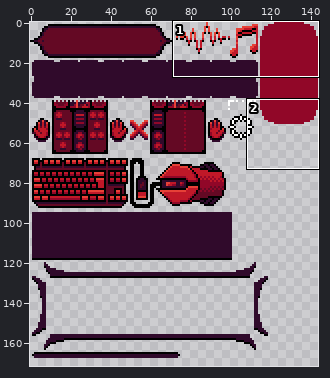
Sprite sheet, stored at Assets/Sprites/UIElements.png. The first picture is a wide view before the edit; the outline marks the close-up.
Close-up. Before the edit:
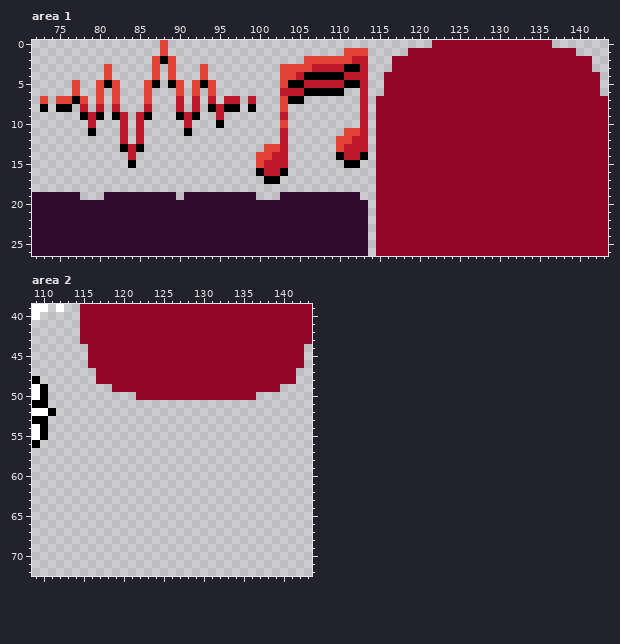
The file is 144x288 pixels. Pixels under 10% opacity are left out. Shown: area 1: x 72..143, y 0..26; area 2: x 109..143, y 39..72. The wide view leaves out empty margins.
Once edited:
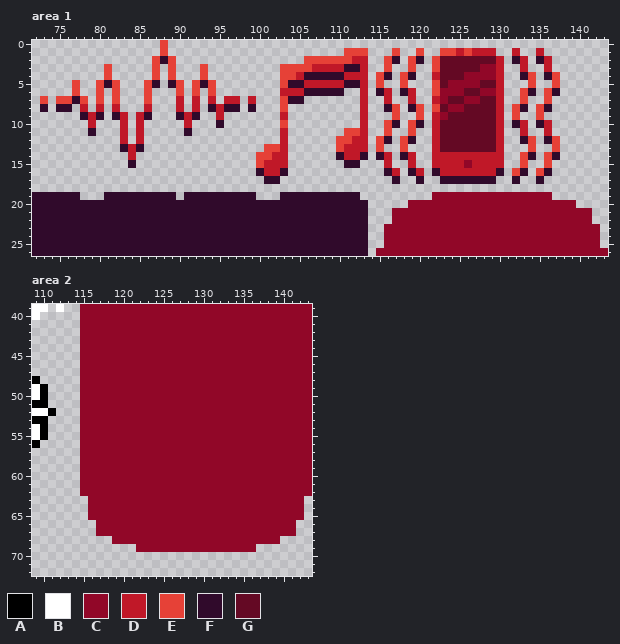
Palette (. is transparent): A #000000  B #ffffff  C #910728  D #c01828  E #e64137  F #300a2b  G #640924
Changes in this commit:
--- area 1
@@ x 72..143 @@
- 0 ................E.................................CCCCCCCCCCCCCCC.......
- 1 ................E......................EEE.....CCCCCCCCCCCCCCCCCCCCC....
- 2 ...............EAE................EEEEEEDD...CCCCCCCCCCCCCCCCCCCCCCCCC..
- 3 .........E.....E.E...E.........EEEEDDDDAAD...CCCCCCCCCCCCCCCCCCCCCCCCC..
- 4 .........E.....E.E...E.........EEDAAAAADDD..CCCCCCCCCCCCCCCCCCCCCCCCCCC.
- 5 .....E..EAE...EA.AE.EAE........EAADDDDDAAD..CCCCCCCCCCCCCCCCCCCCCCCCCCC.
- 6 .....E..E.E...E...E.E.E........DDDAAAAA..D..CCCCCCCCCCCCCCCCCCCCCCCCCCC.
- 7 .E.EEAE.E.E...E...D.D.D.DD.D...EAA.......D.CCCCCCCCCCCCCCCCCCCCCCCCCCCCC
- 8 .A.AA.D.D.D...D...D.D.ADAA.A...E.........D.CCCCCCCCCCCCCCCCCCCCCCCCCCCCC
- 9 ......ADA.AD.DA...ADA..D.......D.........D.CCCCCCCCCCCCCCCCCCCCCCCCCCCCC
-10 .......D...D.D.....D...A.......E.........D.CCCCCCCCCCCCCCCCCCCCCCCCCCCCC
-11 .......A...D.D.....A...........D.......EED.CCCCCCCCCCCCCCCCCCCCCCCCCCCCC
-12 ...........D.D.................D......EEDD.CCCCCCCCCCCCCCCCCCCCCCCCCCCCC
-13 ...........ADA...............EED......EDDD.CCCCCCCCCCCCCCCCCCCCCCCCCCCCC
-14 ............D...............EEDD......ADDA.CCCCCCCCCCCCCCCCCCCCCCCCCCCCC
-15 ............A...............EDDD.......AA..CCCCCCCCCCCCCCCCCCCCCCCCCCCCC
-16 ............................ADDA...........CCCCCCCCCCCCCCCCCCCCCCCCCCCCC
-17 .............................AA............CCCCCCCCCCCCCCCCCCCCCCCCCCCCC
-18 ...........................................CCCCCCCCCCCCCCCCCCCCCCCCCCCCC
-19 FFFFFF...FFFFFFFFF.FFFFFFFFF...FFFFFFFFFF..CCCCCCCCCCCCCCCCCCCCCCCCCCCCC
-20 FFFFFFFFFFFFFFFFFFFFFFFFFFFFFFFFFFFFFFFFFF.CCCCCCCCCCCCCCCCCCCCCCCCCCCCC
-21 FFFFFFFFFFFFFFFFFFFFFFFFFFFFFFFFFFFFFFFFFF.CCCCCCCCCCCCCCCCCCCCCCCCCCCCC
-22 FFFFFFFFFFFFFFFFFFFFFFFFFFFFFFFFFFFFFFFFFF.CCCCCCCCCCCCCCCCCCCCCCCCCCCCC
-23 FFFFFFFFFFFFFFFFFFFFFFFFFFFFFFFFFFFFFFFFFF.CCCCCCCCCCCCCCCCCCCCCCCCCCCCC
-24 FFFFFFFFFFFFFFFFFFFFFFFFFFFFFFFFFFFFFFFFFF.CCCCCCCCCCCCCCCCCCCCCCCCCCCCC
-25 FFFFFFFFFFFFFFFFFFFFFFFFFFFFFFFFFFFFFFFFFF.CCCCCCCCCCCCCCCCCCCCCCCCCCCCC
+ 0 ................E.......................................................
+ 1 ................E......................EEE...E..E..EEDEDDD..D..D........
+ 2 ...............EFE................EEEEEEDD..EF.EF.EGGGGGGGD.FD.FD.......
+ 3 .........E.....E.E...E.........EEEEDDDDFFD..E..E..EGGGGGCCD..D..D.......
+ 4 .........E.....E.E...E.........EEDFFFFFDDD.EF.EF..DGGGCCCCD..FE.FE......
+ 5 .....E..EFE...EF.FE.EFE........EFFDDDDDFFD.E..E...EGCCCCGGD...E..E......
+ 6 .....E..E.E...E...E.E.E........DDDFFFFF..D.FD.FD..ECCCGGCCD..EF.EF......
+ 7 .E.EEFE.E.E...E...D.D.D.DD.D...EFF.......D..D..D..DCGGCCGGD..E..E.......
+ 8 .F.FF.D.D.D...D...D.D.FDFF.F...E.........D..FE.FE.EGCCGGGGD.EF.EF.......
+ 9 ......FDF.FD.DF...FDF..D.......D.........D...E..E.DCGGGGGGD.E..E........
+10 .......D...D.D.....D...F.......E.........D..EF.EF.DGGGGGGGD.FD.FD.......
+11 .......F...D.D.....F...........D.......EED..E..E..DGGGGGGGD..D..D.......
+12 ...........D.D.................D......EEDD.EF.EF..DGGGGGGGD..FE.FE......
+13 ...........FDF...............EED......EDDD.E..E...DGGGGGGGD...E..E......
+14 ............D...............EEDD......FDDF.FD.FD..DDDDDDDDD..EF.EF......
+15 ............F...............EDDD.......FF...D..D..DDDDCDDDD..E..E.......
+16 ............................FDDF............FD.FD.FDDDDDDDF.EF.EF.......
+17 .............................FF..............F..F..FFFFFFF..F..F........
+18 ........................................................................
+19 FFFFFF...FFFFFFFFF.FFFFFFFFF...FFFFFFFFFF.........CCCCCCCCCCCCCCC.......
+20 FFFFFFFFFFFFFFFFFFFFFFFFFFFFFFFFFFFFFFFFFF.....CCCCCCCCCCCCCCCCCCCCC....
+21 FFFFFFFFFFFFFFFFFFFFFFFFFFFFFFFFFFFFFFFFFF...CCCCCCCCCCCCCCCCCCCCCCCCC..
+22 FFFFFFFFFFFFFFFFFFFFFFFFFFFFFFFFFFFFFFFFFF...CCCCCCCCCCCCCCCCCCCCCCCCC..
+23 FFFFFFFFFFFFFFFFFFFFFFFFFFFFFFFFFFFFFFFFFF..CCCCCCCCCCCCCCCCCCCCCCCCCCC.
+24 FFFFFFFFFFFFFFFFFFFFFFFFFFFFFFFFFFFFFFFFFF..CCCCCCCCCCCCCCCCCCCCCCCCCCC.
+25 FFFFFFFFFFFFFFFFFFFFFFFFFFFFFFFFFFFFFFFFFF..CCCCCCCCCCCCCCCCCCCCCCCCCCC.
 26 FFFFFFFFFFFFFFFFFFFFFFFFFFFFFFFFFFFFFFFFFF.CCCCCCCCCCCCCCCCCCCCCCCCCCCCC
--- area 2
@@ x 109..143 @@
 43 ......CCCCCCCCCCCCCCCCCCCCCCCCCCCCC
-44 .......CCCCCCCCCCCCCCCCCCCCCCCCCCC.
-45 .......CCCCCCCCCCCCCCCCCCCCCCCCCCC.
-46 .......CCCCCCCCCCCCCCCCCCCCCCCCCCC.
-47 ........CCCCCCCCCCCCCCCCCCCCCCCCC..
-48 A.......CCCCCCCCCCCCCCCCCCCCCCCCC..
-49 BA........CCCCCCCCCCCCCCCCCCCCC....
-50 BA...........CCCCCCCCCCCCCCC.......
-51 AA.................................
-52 BBA................................
-53 AA.................................
-54 BA.................................
-55 BA.................................
-56 A..................................
-57 ...................................
-58 ...................................
-59 ...................................
-60 ...................................
-61 ...................................
-62 ...................................
-63 ...................................
-64 ...................................
-65 ...................................
-66 ...................................
-67 ...................................
-68 ...................................
-69 ...................................
+44 ......CCCCCCCCCCCCCCCCCCCCCCCCCCCCC
+45 ......CCCCCCCCCCCCCCCCCCCCCCCCCCCCC
+46 ......CCCCCCCCCCCCCCCCCCCCCCCCCCCCC
+47 ......CCCCCCCCCCCCCCCCCCCCCCCCCCCCC
+48 A.....CCCCCCCCCCCCCCCCCCCCCCCCCCCCC
+49 BA....CCCCCCCCCCCCCCCCCCCCCCCCCCCCC
+50 BA....CCCCCCCCCCCCCCCCCCCCCCCCCCCCC
+51 AA....CCCCCCCCCCCCCCCCCCCCCCCCCCCCC
+52 BBA...CCCCCCCCCCCCCCCCCCCCCCCCCCCCC
+53 AA....CCCCCCCCCCCCCCCCCCCCCCCCCCCCC
+54 BA....CCCCCCCCCCCCCCCCCCCCCCCCCCCCC
+55 BA....CCCCCCCCCCCCCCCCCCCCCCCCCCCCC
+56 A.....CCCCCCCCCCCCCCCCCCCCCCCCCCCCC
+57 ......CCCCCCCCCCCCCCCCCCCCCCCCCCCCC
+58 ......CCCCCCCCCCCCCCCCCCCCCCCCCCCCC
+59 ......CCCCCCCCCCCCCCCCCCCCCCCCCCCCC
+60 ......CCCCCCCCCCCCCCCCCCCCCCCCCCCCC
+61 ......CCCCCCCCCCCCCCCCCCCCCCCCCCCCC
+62 ......CCCCCCCCCCCCCCCCCCCCCCCCCCCCC
+63 .......CCCCCCCCCCCCCCCCCCCCCCCCCCC.
+64 .......CCCCCCCCCCCCCCCCCCCCCCCCCCC.
+65 .......CCCCCCCCCCCCCCCCCCCCCCCCCCC.
+66 ........CCCCCCCCCCCCCCCCCCCCCCCCC..
+67 ........CCCCCCCCCCCCCCCCCCCCCCCCC..
+68 ..........CCCCCCCCCCCCCCCCCCCCC....
+69 .............CCCCCCCCCCCCCCC.......
 70 ...................................
Where, in picture pixels (left, top, right, bottom), the same in both close-ups:
changed: (176, 40, 608, 248)
changed: (152, 56, 176, 88)
changed: (104, 80, 112, 88)
changed: (40, 96, 152, 168)
added: (80, 344, 312, 552)
